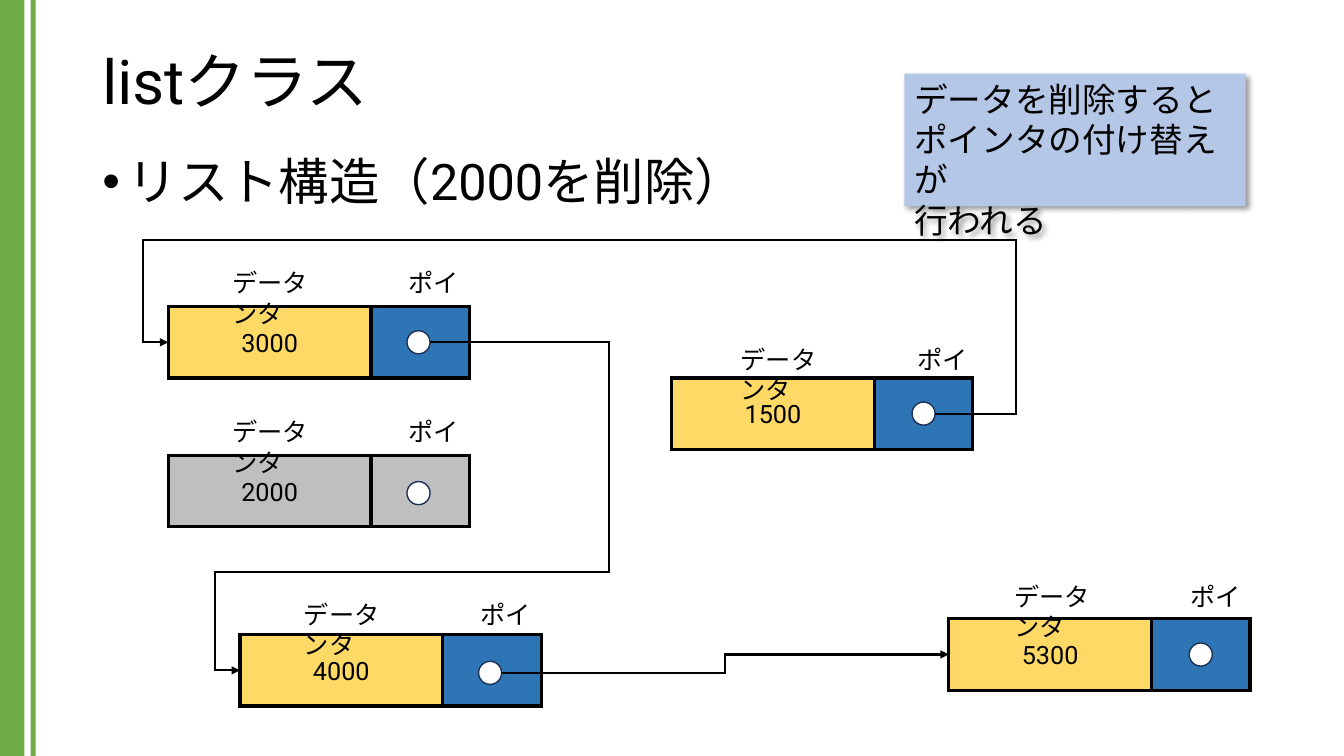
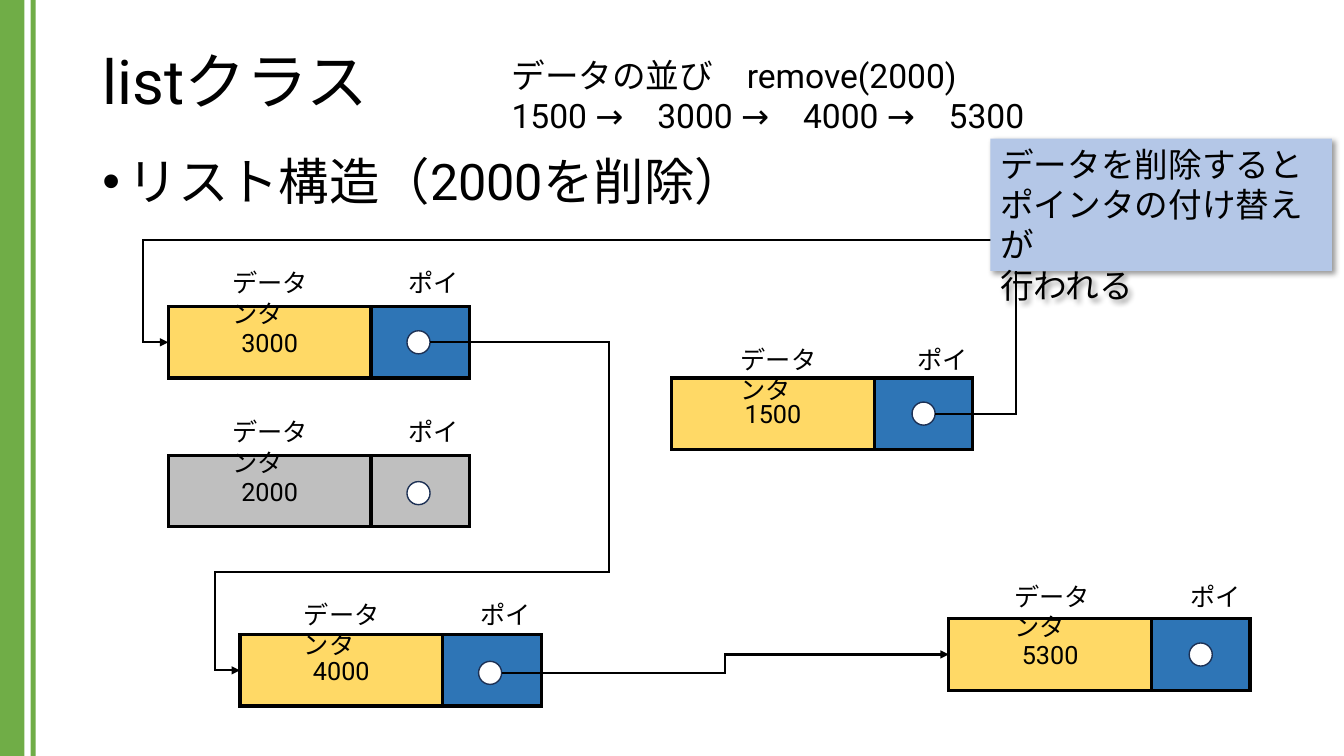
Before and after one commit to kic-murata/cpp2024, a slide deck: slide 4 of 授業資料/講義資料：Listクラス.pptx. Drawn at 1344x756 pixels with LibreOffice and Linux fonts; fonts in the diff are those of the drawing. Boxes give left, top, right and bottom in pixels: in the first picture for what was removed or moved away, otherwise in the second. Text is boxed around its words. In the diff, an @@ line names an element or a change of style, - is before the commit and + after.

```diff
--- a/授業資料/講義資料：Listクラス.pptx
+++ b/授業資料/講義資料：Listクラス.pptx
@@ text added at (x1=512, y1=59, x2=1025, y2=129), 24 pt, text #000000 @@
+データの並び remove(2000)
+1500 → 3000 → 4000 → 5300
@@ rectangle "データを削除すると" moved from (x1=904, y1=74, x2=1246, y2=206) to (x1=991, y1=139, x2=1333, y2=271) @@
```
Also in this commit, not shown: 2 other slides changed.
